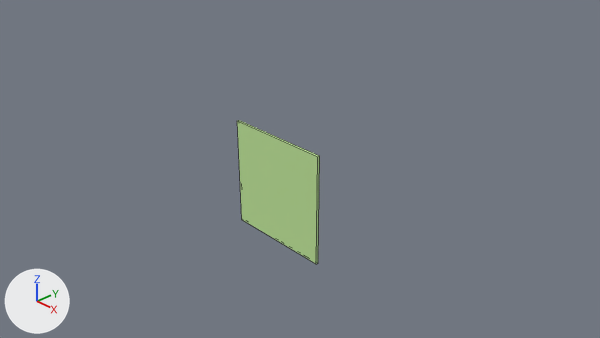
A saved change to the Blender file assets_raw/board.blend.
One viewpoint serves both versions: the file's camera 'Camera'. Lighting does not change. The marker at lower left points along +X, +Y and +Z. Mesh edges are drawn as thin lines.

Before the edit, the objects in view are built like this:
```python
mat_action_card = diffuse_material('Action Card')
mat_action_card.base_color = (0.54, 0.8, 0.338)  # green #c2e79d
me_cube_006 = bpy.data.meshes.new('Cube.006')
me_cube_006.from_pydata(...)  # a box spanning x -1.0..1.0, y -0.02..0.02, z -1.0..1.0
me_cube_006.materials.append(mat_action_card)  # its picture is missing
ob_cube_004 = bpy.data.objects.new('Cube.004', me_cube_006)
ob_cube_004.location = (0.0, 0.0, 0.0)
```
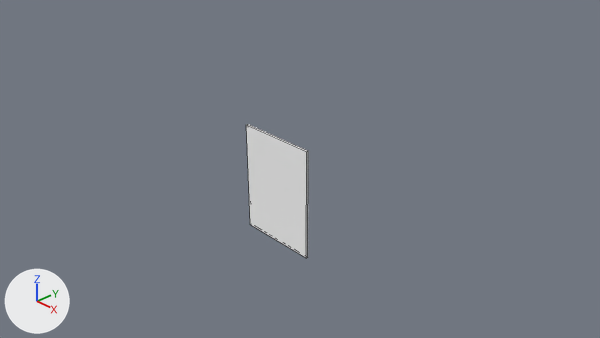
What differs and where, as boxes [x1, y1, x2, y2] in the pictures (600 x 338 px):
'Cube.004', recoloured, mesh rescaled (green to white, 25% narrower, 7% shorter): before [237, 120, 320, 264]; after [246, 124, 308, 258]

Diff of the bpy script that builds the scene:
```diff
--- a/assets_raw/board.blend.py
+++ b/assets_raw/board.blend.py
@@ mat_action_card @@
 mat_action_card = diffuse_material('Action Card')
-mat_action_card.base_color = (0.54, 0.8, 0.338)  # green #c2e79d
+mat_action_card.base_color = (1.0, 1.0, 1.0)  # white #ffffff
@@ me_cube_006 @@
 me_cube_006.from_pydata(...)  # 8 vertices, 6 faces; spans x -1.0..1.0, y -0.02..0.02, z -1.0..1.0
 # used by ob_cube_004; location = (0.0, 0.0, 0.0)
+# me_cube_006 part 1: the whole mesh is scaled about its middle by (0.75, 1, 1)
 me_cube_006.materials.append(mat_action_card)
```
